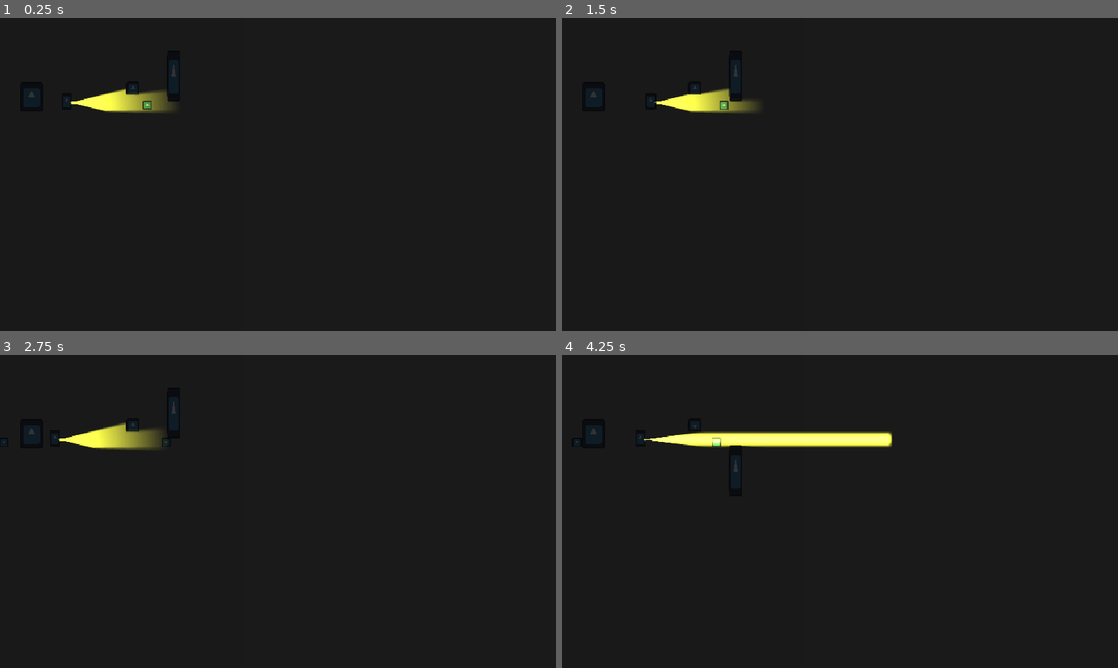
Above: before the commit, frames 1-4 (two rows, left to right).
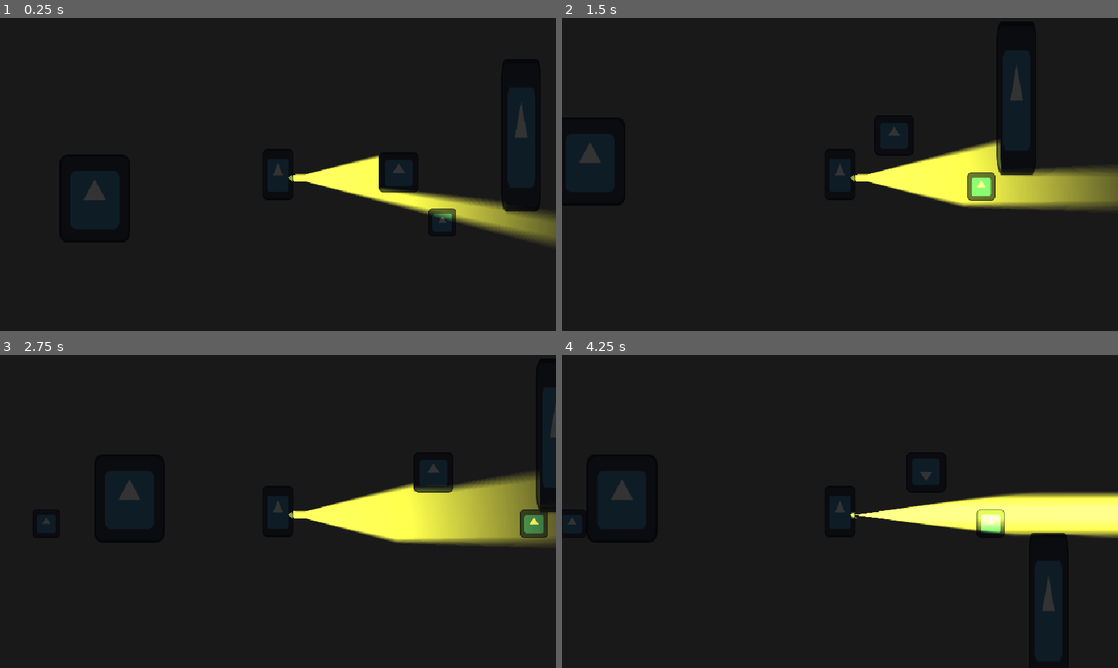
Above: after the commit, the same moments.

Repository: pdues/LD60
Game: Godot game, scene res://scene/game.tscn
Two runs of this game, one before a commit and one after it. Both use one fixed random seed, a clock stepped at 60 frames per second and the inputs below. The engine's default icon, where the game draws it, is replaced by a stand-in: a white triangle on a blue panel in a dark square.
Inputs:
- Up to frame 1 (0.25 s): no input
- Up to frame 2 (1.5 s): hold G 0.53-1.28 s; hold Right (ui_right) from 0.53 s (still down); tap Space (ui_select) at 0.77 s; tap E at 1.35 s
- Up to frame 3 (2.75 s): tap Space (ui_select) at 1.52 s; release Right (ui_right) at 2.03 s; hold Left (ui_left) from 2.03 s (still down); hold G from 2.03 s (still down)
- Up to frame 4 (4.25 s): release Left (ui_left) at 2.78 s; release G at 2.78 s; hold Right (ui_right) from 2.78 s (still down); tap E at 2.85 s; tap Space (ui_select) at 3.02, 3.77 s; hold G from 3.53 s (still down)

The runs differ from the first frame. In frame 1, 5.0% of the frame differs, in the area x 5-100%, y 15-73%; in frame 2, 7.1%; in frame 3, 8.4%, in the area x 0-100%, y 15-62%; in frame 4, 7.0%.

Commit message:
fixes after merge

Diff:
--- a/ld-60-game/scene/game.tscn
+++ b/ld-60-game/scene/game.tscn
@@ -37,15 +37,11 @@
 [node name="Camera2D" type="Camera2D" parent="player" unique_id=1791443678]
 zoom = Vector2(3, 3)
 
-[node name="CanvasModulate" type="CanvasModulate" parent="Camera2D" unique_id=1954762587]
-color = Color(0.1987377, 0.1987377, 0.1987377, 1)
-
-[node name="player" parent="." unique_id=963260103 groups=["Player"] instance=ExtResource("1_5kiuu")]
-position = Vector2(115, 119)
-
 [node name="Licht" parent="player" unique_id=361559328 instance=ExtResource("4_xwcet")]
 position = Vector2(1, 2)
-position_smoothing_enabled = true
+
+[node name="Camera2D#CanvasModulate" type="CanvasModulate" parent="." unique_id=1954762587]
+color = Color(0.1987377, 0.1987377, 0.1987377, 1)
 
 [node name="StaticBody2D" type="StaticBody2D" parent="." unique_id=2113442768]
 position = Vector2(2, 23)
@@ -55,14 +51,15 @@
 
 [node name="LightOccluder2D" type="LightOccluder2D" parent="StaticBody2D" unique_id=1278822566]
 occluder = SubResource("OccluderPolygon2D_1bkod")
+
 [node name="StandardEnemy" parent="." unique_id=1837803404 instance=ExtResource("2_dbls1")]
 position = Vector2(250, 89)
 
+[node name="StandardEnemy2" parent="." unique_id=345439060 instance=ExtResource("2_dbls1")]
+position = Vector2(-48, 109)
+
 [node name="Hindernis" parent="." unique_id=405979128 instance=ExtResource("3_33cqm")]
 position = Vector2(53, 135)
-
-[node name="StandardEnemy2" parent="." unique_id=345439060 instance=ExtResource("2_dbls1")]
-position = Vector2(-48, 109)
 
 [node name="parallaxe" type="Node2D" parent="." unique_id=1418363855]
 
--- a/ld-60-game/scene/player.tscn
+++ b/ld-60-game/scene/player.tscn
@@ -45,6 +45,10 @@
 shape = SubResource("RectangleShape2D_13qdw")
 disabled = true
 
+[node name="LightOccluder2D" type="LightOccluder2D" parent="." unique_id=997488243]
+position = Vector2(-94, -31)
+occluder = SubResource("OccluderPolygon2D_1bkod")
+
 [node name="state_machine" type="Node" parent="." unique_id=1699407386 node_paths=PackedStringArray("initial_state")]
 script = ExtResource("3_fvtld")
 initial_state = NodePath("playerIdle")
@@ -69,14 +73,3 @@
 script = ExtResource("7_hp4bs")
 player = NodePath("../..")
 metadata/_custom_type_script = "uid://dt65fdxii0awn"
-
-[node name="hitbox_punch" type="Area2D" parent="." unique_id=1215043374]
-
-[node name="CollisionShape2D" type="CollisionShape2D" parent="hitbox_punch" unique_id=222129076 groups=["Hitbox"]]
-position = Vector2(24, -3)
-shape = SubResource("RectangleShape2D_13qdw")
-disabled = true
-
-[node name="LightOccluder2D" type="LightOccluder2D" parent="." unique_id=997488243]
-position = Vector2(-94, -31)
-occluder = SubResource("OccluderPolygon2D_1bkod")
Not shown: 1 places in ld-60-game/scene/game.tscn that only renumber resources
